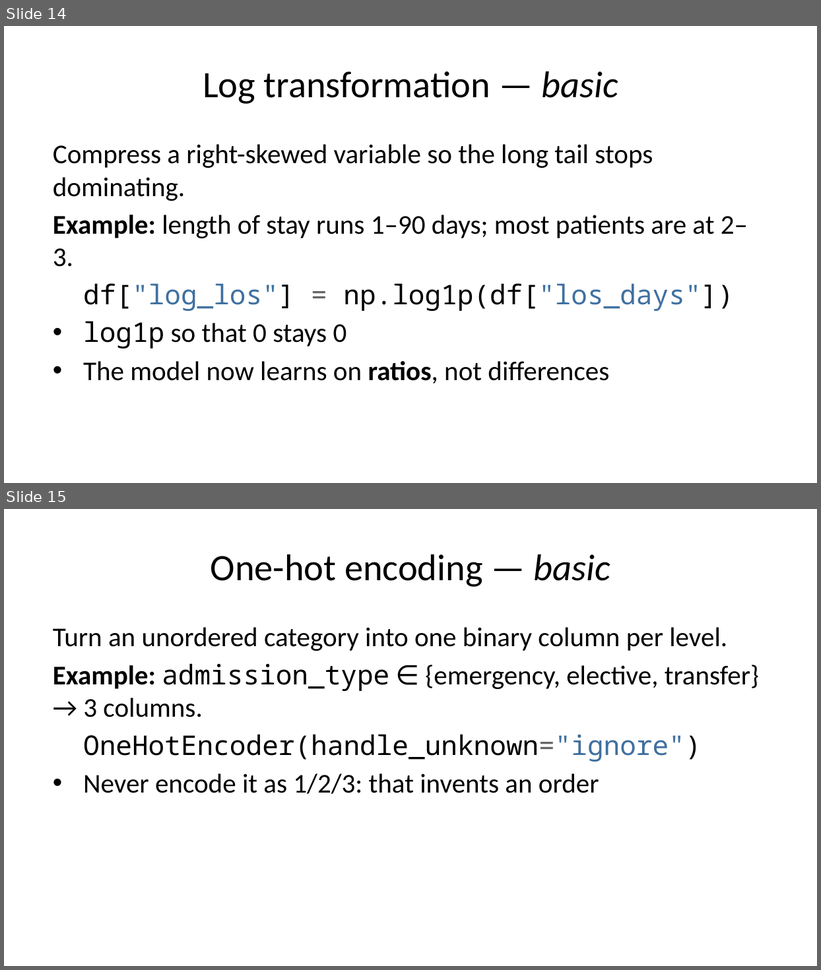
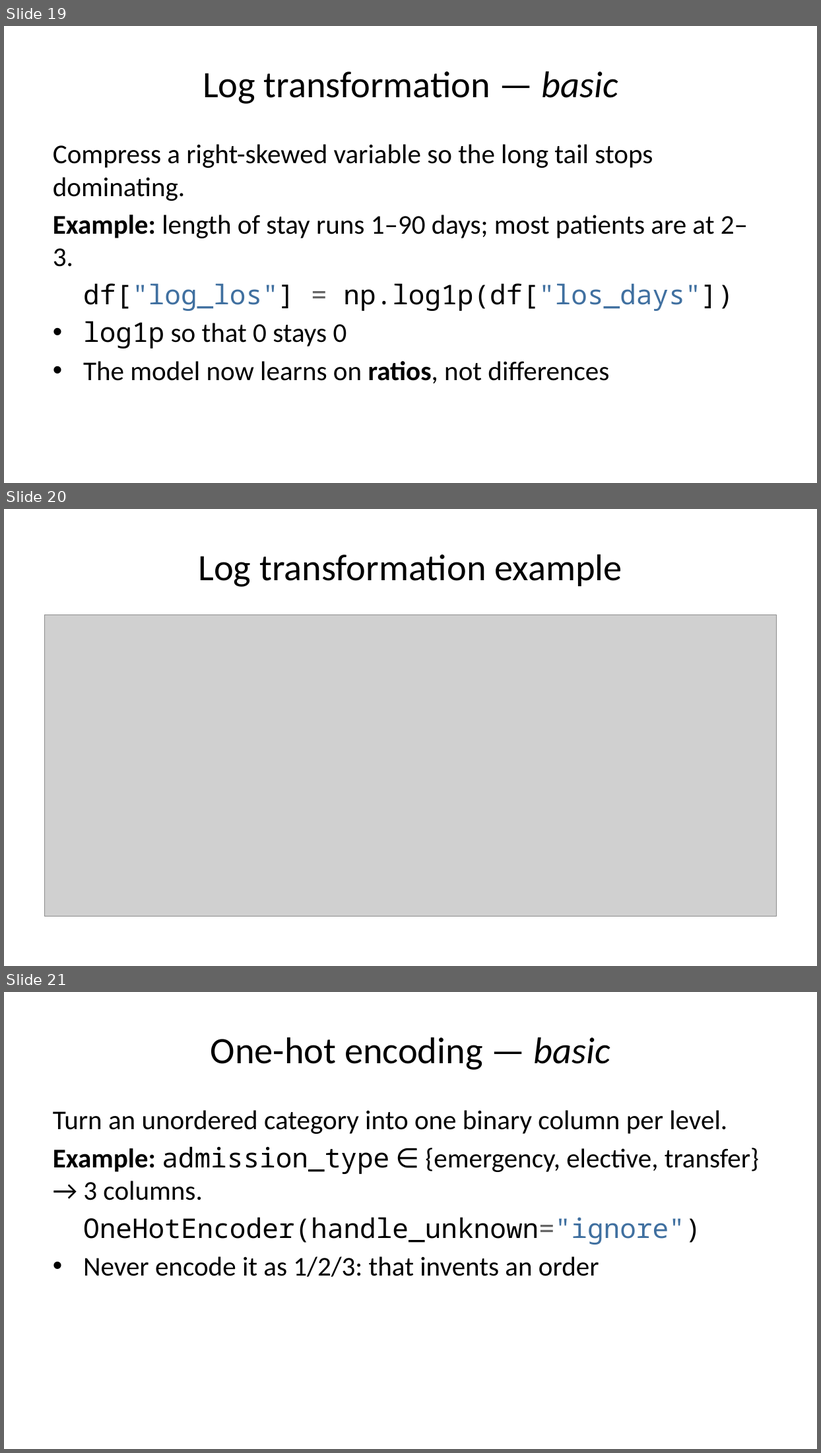
Before and after one commit to pauldubois98/AdcancedTopicsDataScience2026, a slide deck: Course02/slides.pptx. Shown one above the other, each under a label of ours: slides 14 and 15 before the commit, slides 19, 20 and 21 after it. The pictures are 821x970 and 821x1453 pixels, drawn with LibreOffice and Linux fonts; fonts in the diff are those of the drawing; grey boxes stand for pictures. Boxes give left, top, right and bottom in pixels: in the first picture for what was removed or moved away, otherwise in the second. Text is boxed around its words. In the diff, an @@ line names an element or a change of style, - is before the commit and + after.

```diff
--- a/Course02/slides.pptx
+++ b/Course02/slides.pptx
@@ slide 20 added at bbox=[4, 509, 817, 966], background #FFFFFF @@
@@ title added at bbox=[199, 554, 622, 587], 33 pt, text #000000 @@
+Log transformation example
@@ picture added at bbox=[45, 615, 776, 917] @@
@@ what was slide 14 is now slide 19 @@
@@ what was slide 15 is now slide 21 @@
```
Also in this commit, not shown: 2 slides changed, 16 other slides added, 20 other files.
